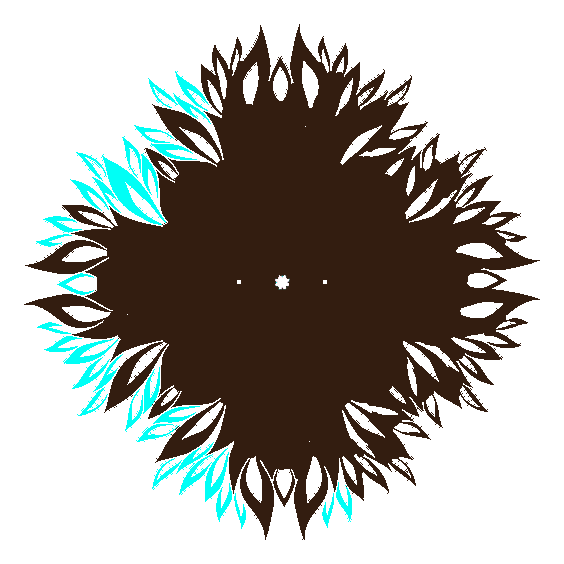
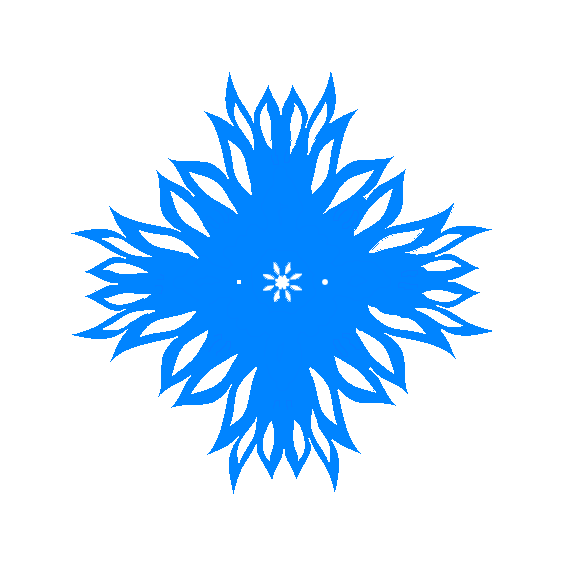
Before/after of a 564 × 564 layered artwork. What changed in the layer stack:
showed "Layer 3", painted on it over [71, 72, 492, 494]
hid "Layer 5", painted on it over [24, 24, 540, 540]
